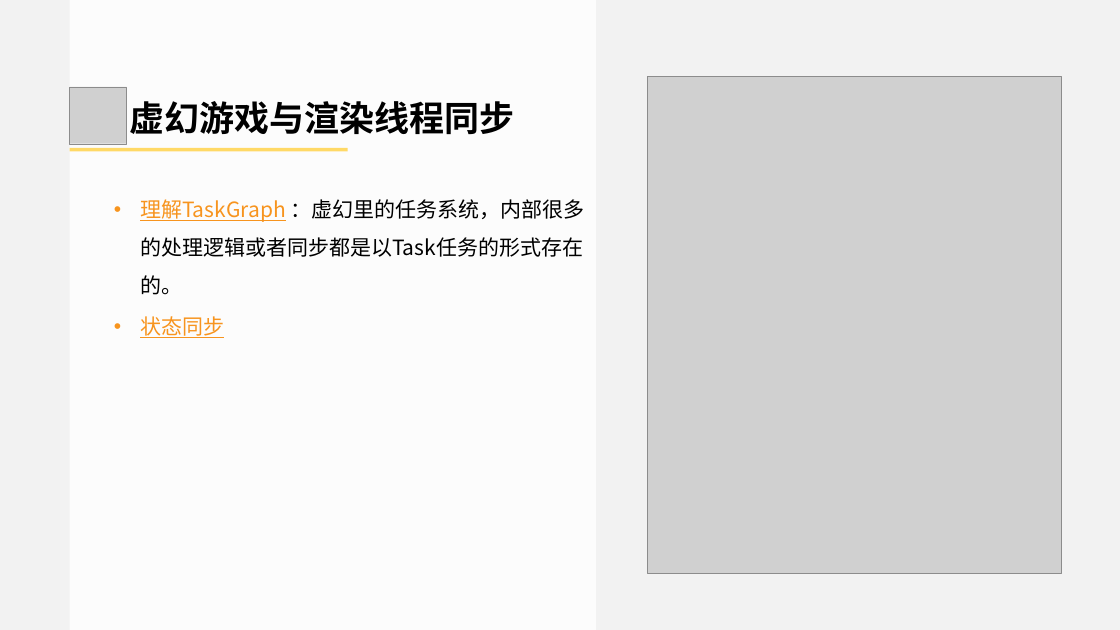
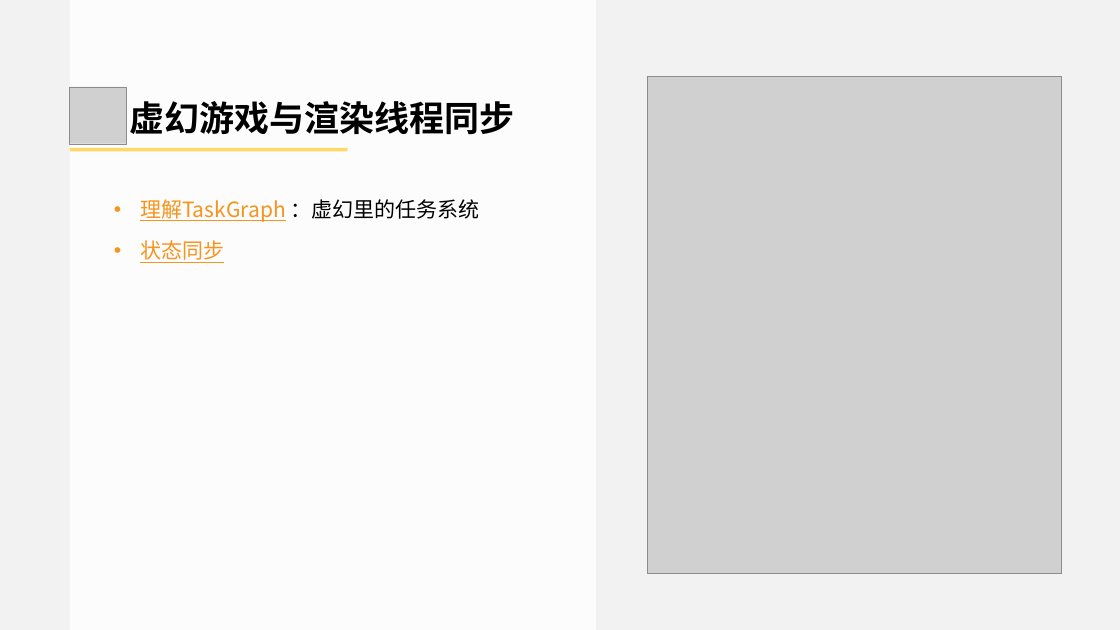
Before and after one commit to doomlover/KSGameEngineTutorials, a slide deck: slide 24 of PPTs/04.引擎基础概念与底层实用系统.pptx. Drawn at 1120x630 pixels with LibreOffice and Linux fonts; fonts in the diff are those of the drawing; grey boxes stand for pictures. Boxes give left, top, right and bottom in pixels: in the first picture for what was removed or moved away, otherwise in the second. Text is boxed around its words. In the diff, an @@ line names an element or a change of style, - is before the commit and + after.

Commit message:
update ppt

```diff
--- a/PPTs/04.引擎基础概念与底层实用系统.pptx
+++ b/PPTs/04.引擎基础概念与底层实用系统.pptx
@@ text at <box>140,199,480,222</box>: text changed; text colour #000000 to #F7941E @@
-• 理解TaskGraph ：虚幻里的任务系统，内部很多的处理逻辑或者同步都是以Task任务的形式存在的。
+• 理解TaskGraph ：虚幻里的任务系统
```
Also in this commit, not shown: 1 other slide changed.
